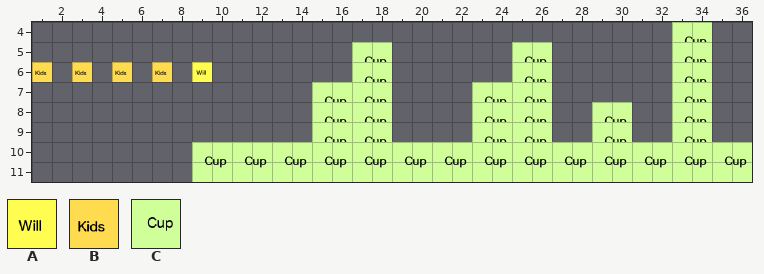
Tiled map -- Resources/levels/LEVEL18.tmx. The picture above is the old version.
Cells are 64x64 px. Shown: x 1..36, y 4..11.
Key: from "ImageSheet": A 0, B 1, C 20.
Objects are placed by their top-left corner, in cells (3,4 is the top-left corner of cell 3,4); size is 1x1 cell unless given.
Objects on layer "Will" before:
A "will" at 9,6
Objects on layer "Kids" before:
B "kid" at 1,6
B "kid" at 3,6
B "kid" at 5,6
B "kid" at 7,6
After:
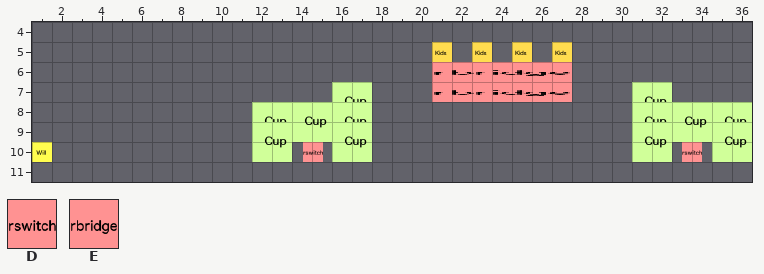
Further tiles: from "ImageSheet": D 40, E 41.
The edit:
Layer "Will":
changed: A "will" at 9,6 -> A "will" at 1,10
Layer "Kids":
changed: B "kid" at 1,6 -> B "kid" at 21,5
changed: B "kid" at 3,6 -> B "kid" at 23,5
changed: B "kid" at 5,6 -> B "kid" at 25,5
changed: B "kid" at 7,6 -> B "kid" at 27,5
Layer "Cups":
added: C at 16,7 size 2x2
added: C at 31,7 size 2x2
added: C at 12,8 size 2x2
added: C at 14,8 size 2x2
added: C at 16,8 size 2x2
added: C at 35,8 size 2x2
added: C at 31,8 size 2x2
added: C at 12,9 size 2x2
added: C at 16,9 size 2x2
added: C at 35,9 size 2x2
added: C at 31,9 size 2x2
removed: C at 33,4 size 2x2
removed: C at 25,5 size 2x2
removed: C at 33,5 size 2x2
removed: C at 17,5 size 2x2
removed: C at 25,6 size 2x2
removed: C at 33,6 size 2x2
removed: C at 17,6 size 2x2
removed: C at 15,7 size 2x2
removed: C at 17,7 size 2x2
removed: C at 23,7 size 2x2
removed: C at 25,7 size 2x2
removed: C at 33,7 size 2x2
removed: C at 23,8 size 2x2
removed: C at 15,8 size 2x2
removed: C at 25,8 size 2x2
removed: C at 17,8 size 2x2
removed: C at 29,8 size 2x2
removed: C at 23,9 size 2x2
removed: C at 15,9 size 2x2
removed: C at 25,9 size 2x2
removed: C at 17,9 size 2x2
removed: C at 29,9 size 2x2
removed: C at 33,9 size 2x2
removed: C at 13,10 size 2x2
removed: C at 15,10 size 2x2
removed: C at 17,10 size 2x2
removed: C at 19,10 size 2x2
removed: C at 21,10 size 2x2
removed: C at 23,10 size 2x2
removed: C at 25,10 size 2x2
removed: C at 27,10 size 2x2
removed: C at 29,10 size 2x2
removed: C at 31,10 size 2x2
removed: C at 33,10 size 2x2
removed: C at 35,10 size 2x2
removed: C at 11,10 size 2x2
removed: C at 9,10 size 2x2
Layer "Switches":
added: D at 33.5,10
added: D at 14.6,10
Layer "Bridges":
added: E at 21,6 size 7x1
added: E at 21,7 size 7x1
Pixel boxes of the changes (left, top, right, bottom) in both pictures:
changed: (192, 22, 752, 182)
old place: (32, 62, 52, 82)
old place: (72, 62, 92, 82)
old place: (112, 62, 132, 82)
old place: (152, 62, 172, 82)
new place: (32, 142, 52, 162)
